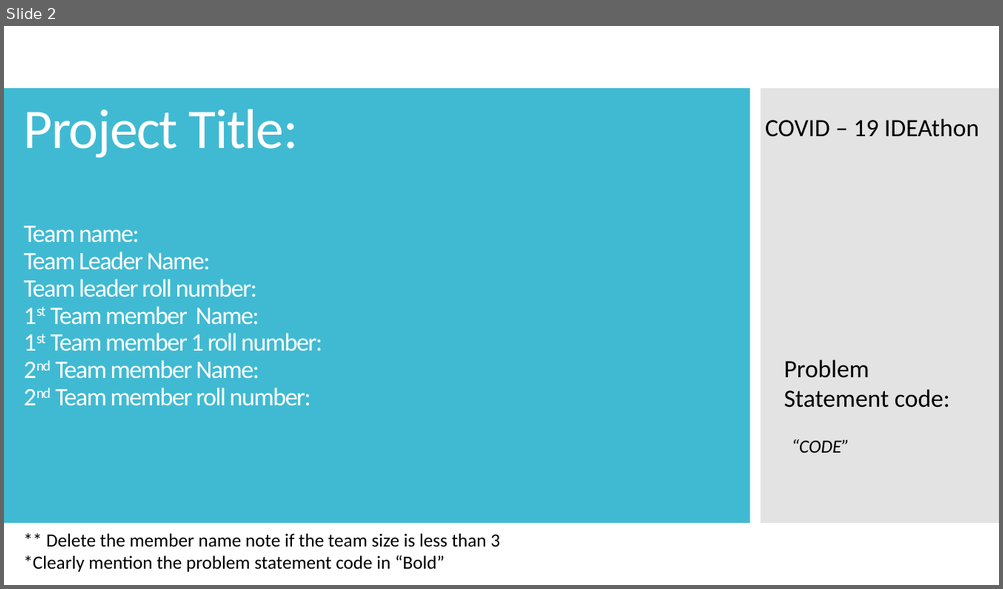
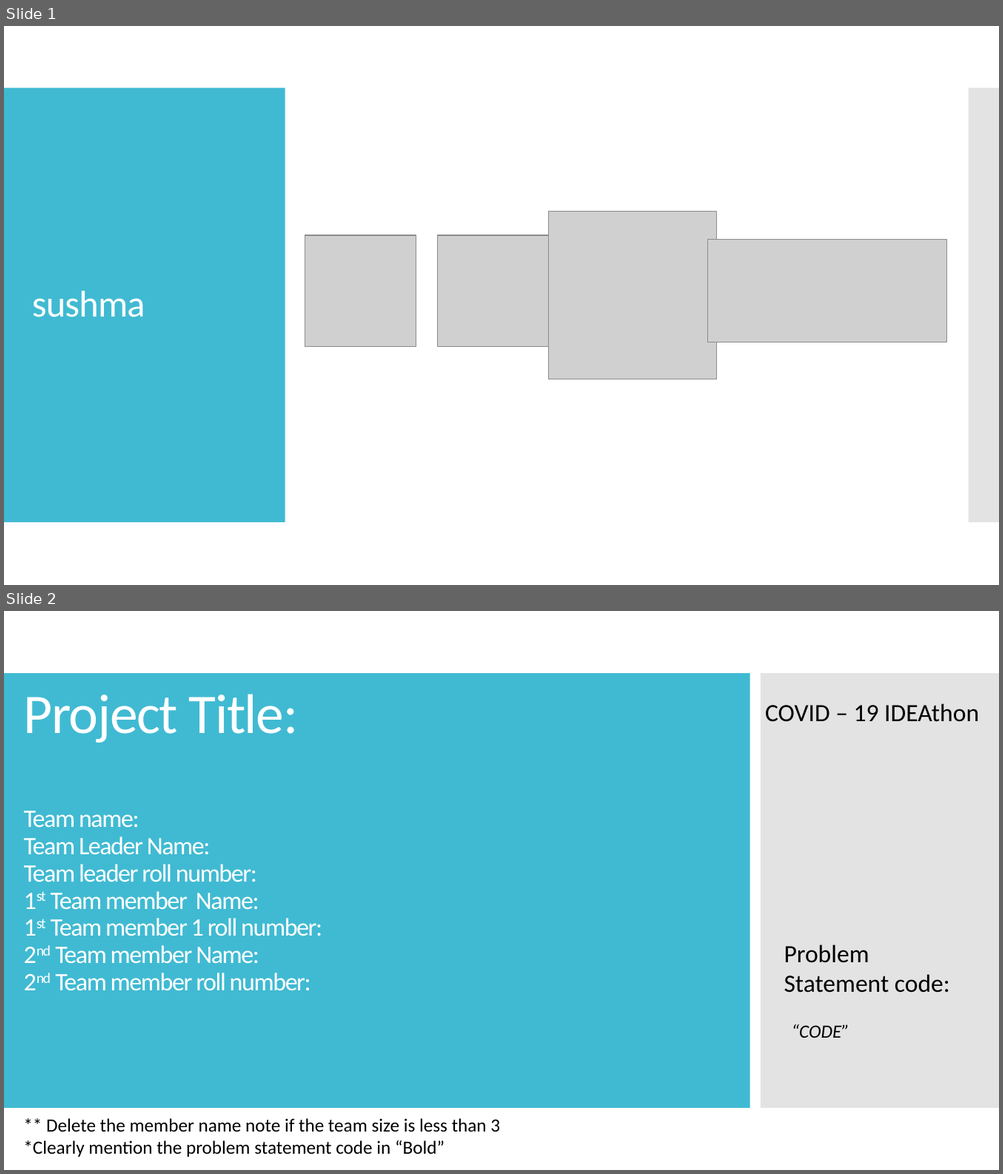
Before and after one commit to hemanthcs/demorep1, a slide deck: 5ebed7d2134b6_IDEAthon_PPT_Template.pptx. Shown one above the other, each under a label of ours: slide 2 before the commit, slides 1 and 2 after it. The pictures are 1003x589 and 1003x1174 pixels, drawn with LibreOffice and Linux fonts; fonts in the diff are those of the drawing; grey boxes stand for pictures. Boxes give left, top, right and bottom in pixels: in the first picture for what was removed or moved away, otherwise in the second. Text is boxed around its words. In the diff, an @@ line names an element or a change of style, - is before the commit and + after.

Commit message:
PPT modified

```diff
--- a/5ebed7d2134b6_IDEAthon_PPT_Template.pptx
+++ b/5ebed7d2134b6_IDEAthon_PPT_Template.pptx
@@ slide 1 added at [4, 26, 999, 585], background #FFFFFF @@
@@ rectangle added at [4, 88, 285, 523], fill #40BAD2 @@
@@ rectangle added at [968, 88, 999, 523], fill #C8C8C8 at 50% opacity @@
@@ picture added at [548, 212, 716, 380] @@
@@ picture added at [304, 235, 416, 347] @@
@@ picture added at [438, 235, 549, 347] @@
@@ picture added at [708, 239, 946, 342] @@
@@ title added at [32, 291, 145, 318], 36 pt, text #FFFFFF @@
+sushma
```
Also in this commit, not shown: 1 slide removed.
